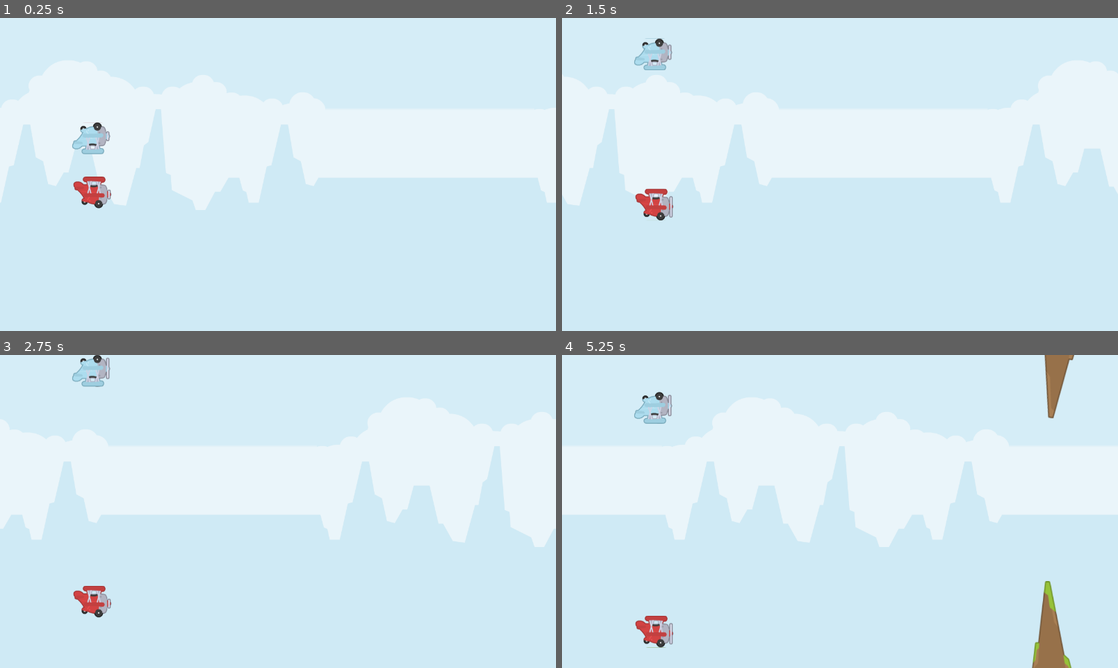
Above: before the commit, frames 1-4 (two rows, left to right).
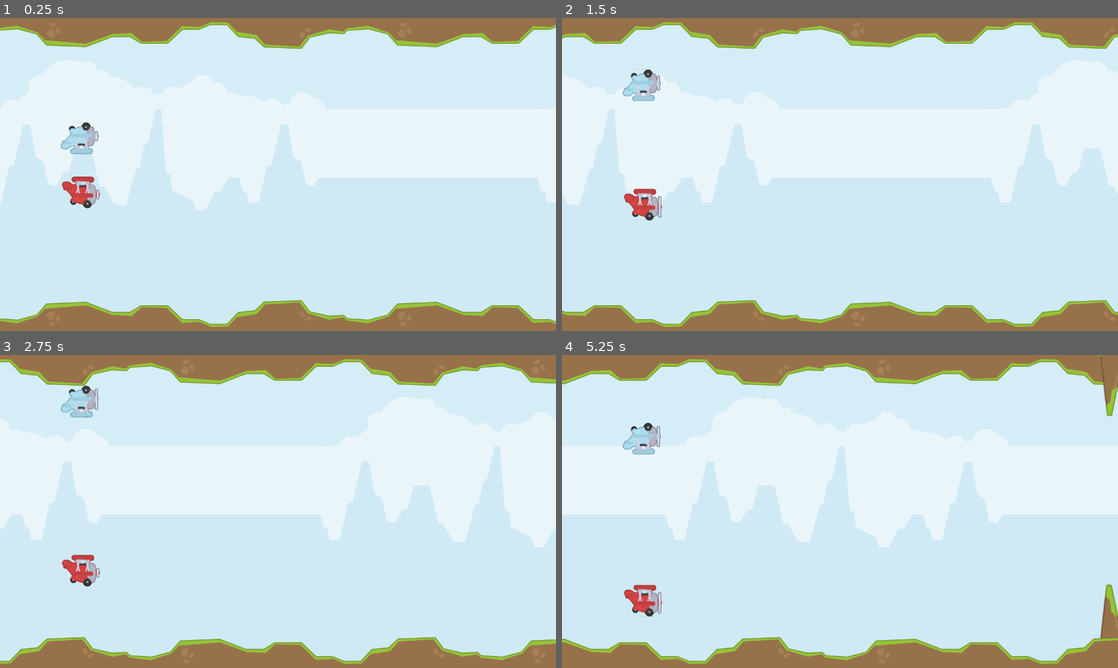
Above: after the commit, the same moments.

Repository: VladimirPakharenko/AirJellodi
Game: Godot game, scene res://scene_and_scripts/level/main_level.tscn
Two runs of this game, one before a commit and one after it. Both use one fixed random seed, a clock stepped at 60 frames per second and the inputs below.
Inputs:
- Up to frame 1 (0.25 s): no input
- Up to frame 2 (1.5 s): tap F (player1) at 0.6 s; tap G (player2) at 1.35 s
- Up to frame 3 (2.75 s): tap F (player1) at 2.1 s
- Up to frame 4 (5.25 s): tap G (player2) at 2.85, 4.35 s; tap F (player1) at 3.6, 5.1 s

The runs differ from the first frame. In frame 1, 14% of the frame differs, in the area x 0-100%, y 0-100%; in frame 2, 15%; in frame 3, 15%; in frame 4, 17%.

Commit message:
Fixed obstacles hitbox

Diff:
--- a/twoPlayerBattle/scene_and_scripts/level/camera_controller.gd
+++ b/twoPlayerBattle/scene_and_scripts/level/camera_controller.gd
@@ -5,8 +5,8 @@
 @export var follow_speed: float = 5.0
 @export var horizontal_speed: float = 200.0
 
-func _process(delta):
-	# Constant movement to the right
+func _physics_process(delta):
+	# Constant movement to the right, synced with planes
 	position.x += horizontal_speed * delta
 
 	# Vertical follow disabled for testing
--- a/twoPlayerBattle/scene_and_scripts/level/main_level.tscn
+++ b/twoPlayerBattle/scene_and_scripts/level/main_level.tscn
@@ -21,10 +21,10 @@
 
 [node name="ParallaxBackground" type="ParallaxBackground" parent="."]
 
-[node name="ParallaxLayer" type="ParallaxLayer" parent="ParallaxBackground"]
+[node name="Sky" type="ParallaxLayer" parent="ParallaxBackground"]
 motion_mirroring = Vector2(1280, 0)
 
-[node name="Sprite2D" type="Sprite2D" parent="ParallaxBackground/ParallaxLayer"]
+[node name="Sprite2D" type="Sprite2D" parent="ParallaxBackground/Sky"]
 texture = ExtResource("2_bg")
 centered = false
 region_enabled = true
@@ -58,4 +58,4 @@
 shape = SubResource("WorldBoundaryShape2D_right")
 
 [node name="Aircraft" parent="." instance=ExtResource("1_plane")]
-position = Vector2(26, 301)
+position = Vector2(0, 301)
--- a/twoPlayerBattle/scene_and_scripts/level/obstacle_spawner.gd
+++ b/twoPlayerBattle/scene_and_scripts/level/obstacle_spawner.gd
@@ -1,82 +1,158 @@
 extends Node2D
 
 @export var rock_scene: PackedScene
-@export var min_spawn_interval: float = 2.5
-@export var max_spawn_interval: float = 4.5
+@export var min_spawn_interval: float = 2.0
+@export var max_spawn_interval: float = 3.5
 @export var camera: Camera2D
 
 var timer: float = 0.0
+var biome_timer: float = 0.0
 var next_spawn_time: float = 2.0
 
-var rocks_bottom = [
-	preload("res://assets/kenney_tappy-plane/PNG/rock.png"),
-	preload("res://assets/kenney_tappy-plane/PNG/rockGrass.png")
-]
+var last_ground_x: float = 0.0
+const GROUND_WIDTH: float = 800.0 # Approximate width of Kenney ground sprites
 
-var rocks_top = [
-	preload("res://assets/kenney_tappy-plane/PNG/rockDown.png"),
-	preload("res://assets/kenney_tappy-plane/PNG/rockGrassDown.png")
-]
+enum Biome { GRASS, ICE, DIRT }
+var current_biome = Biome.GRASS
+
+@onready var biome_data = {
+	Biome.GRASS: {
+		"ground": preload("res://assets/kenney_tappy-plane/PNG/groundGrass.png"),
+		"top": [preload("res://assets/kenney_tappy-plane/PNG/rockGrassDown.png")],
+		"bottom": [preload("res://assets/kenney_tappy-plane/PNG/rockGrass.png")]
+	},
+	Biome.ICE: {
+		"ground": preload("res://assets/kenney_tappy-plane/PNG/groundIce.png"),
+		"top": [preload("res://assets/kenney_tappy-plane/PNG/rockIceDown.png"), preload("res://assets/kenney_tappy-plane/PNG/rockSnowDown.png")],
+		"bottom": [preload("res://assets/kenney_tappy-plane/PNG/rockIce.png"), preload("res://assets/kenney_tappy-plane/PNG/rockSnow.png")]
+	},
+	Biome.DIRT: {
+		"ground": preload("res://assets/kenney_tappy-plane/PNG/groundDirt.png"),
+		"top": [preload("res://assets/kenney_tappy-plane/PNG/rockDown.png")],
+		"bottom": [preload("res://assets/kenney_tappy-plane/PNG/rock.png")]
+	}
+}
 
 func _ready():
+	last_ground_x = 0
+	# Pre-spawn ground to cover more than one screen immediately
+	for i in range(5):
+		spawn_ground()
 	next_spawn_time = randf_range(min_spawn_interval, max_spawn_interval)
 
 func _process(delta):
 	timer += delta
+	biome_timer += delta
+
+	# Change biome every 15 seconds
+	if biome_timer >= 15.0:
+		biome_timer = 0
+		current_biome = (current_biome + 1) % 3
+
+	# Spawn ground ahead of camera
+	if camera.global_position.x + 1280 > last_ground_x:
+		spawn_ground()
+
 	if timer >= next_spawn_time:
 		timer = 0
 		next_spawn_time = randf_range(min_spawn_interval, max_spawn_interval)
 		spawn_obstacle()
 
+func spawn_ground():
+	var data = biome_data[current_biome]
+	var tex = data["ground"]
+	var width = tex.get_width()
+
+	# Bottom ground
+	create_ground_piece(tex, last_ground_x, 720, false)
+	# Top ground
+	create_ground_piece(tex, last_ground_x, 0, true)
+
+	last_ground_x += width
+
+func create_ground_piece(tex: Texture, x: float, y: float, is_top: bool):
+	var body = StaticBody2D.new()
+	body.collision_layer = 8 # Separate layer for ground
+	body.collision_mask = 0
+	body.z_index = 5 # Middle ground depth
+
+	var sprite = Sprite2D.new()
+	sprite.texture = tex
+	sprite.centered = false
+	body.add_child(sprite)
+
+	var shape = CollisionShape2D.new()
+	var rect = RectangleShape2D.new()
+	rect.size = tex.get_size()
+	shape.shape = rect
+	shape.position = tex.get_size() / 2
+	body.add_child(shape)
+
+	body.global_position = Vector2(x, y)
+
+	if is_top:
+		sprite.flip_v = true
+	else:
+		# Shift up by its height so it sits on the bottom edge
+		body.global_position.y -= tex.get_height()
+
+	get_parent().add_child.call_deferred(body)
+
+	# Cleanup
+	get_tree().create_timer(20.0).timeout.connect(func(): if is_instance_valid(body): body.queue_free())
+
 func spawn_obstacle():
 	if not camera: return
-
-	# Choose type: 0 = Bottom, 1 = Top, 2 = Both
 	var type = randi() % 3
 
-	if type == 0 or type == 2:
-		create_rock(false) # Bottom
-	if type == 1 or type == 2:
-		create_rock(true) # Top
+	if type == 0:
+		create_rock(false, randf_range(2.2, 3.0), randf_range(-10, 30))
+	elif type == 1:
+		create_rock(true, randf_range(2.2, 3.0), randf_range(-10, 30))
+	else:
+		var gate_shift = randf_range(-120, 120)
+		create_rock(false, randf_range(1.3, 1.7), gate_shift)
+		create_rock(true, randf_range(1.3, 1.7), gate_shift)
 
-func create_rock(is_top: bool):
+func create_rock(is_top: bool, custom_scale: float, y_offset: float):
 	var rock = rock_scene.instantiate()
-	var textures = rocks_top if is_top else rocks_bottom
+
+	# To ensure the rock matches the ground it spawns over,
+	# we use the biome that is being used for ground at 'spawn_x'
+	var data = biome_data[current_biome]
+	var textures = data["top"] if is_top else data["bottom"]
 	var tex = textures[randi() % textures.size()]
 
 	var sprite = rock.get_node("Sprite2D")
 	sprite.texture = tex
 
-	# Update collision shape to match the texture size exactly
-	var shape_node = rock.get_node("CollisionShape2D")
-	var new_shape = RectangleShape2D.new()
-	new_shape.size = tex.get_size()
-	shape_node.shape = new_shape
+	# Automatic high-precision polygon generation from texture alpha
+	var poly_node = rock.get_node("CollisionPolygon2D")
+	var bitmap = BitMap.new()
+	bitmap.create_from_image_alpha(tex.get_image())
+	var polygons = bitmap.opaque_to_polygons(Rect2(Vector2.ZERO, tex.get_size()), 2.0)
 
-	# Randomly mirror the sprite for more variety
+	if polygons.size() > 0:
+		var offset = tex.get_size() / 2
+		var points = polygons[0]
+		for i in range(points.size()):
+			points[i] -= offset
+		poly_node.polygon = points
+
 	sprite.flip_h = randi() % 2 == 0
+	rock.scale = Vector2(custom_scale, custom_scale)
 
-	# Random scale and rotation to make them harder and more varied
-	var s = randf_range(1.3, 1.9)
-	rock.scale = Vector2(s, s * randf_range(0.9, 1.1))
-	rock.rotation = randf_range(-0.25, 0.25)
+	# Randomize depth: some rocks behind ground, some in front
+	# Ground is z_index 5.
+	if randi() % 2 == 0:
+		rock.z_index = 4 # Behind ground
+	else:
+		rock.z_index = 6 # In front of ground
 
-	# Position: ahead of camera (camera is centered, screen width 1280)
-	var spawn_x = camera.global_position.x + 800
-
-	# Height variation for 16:9 (720 height)
-	# Reduced offset to prevent "levitating" (rocks stay closer to edges)
-	var spawn_y: float
-	if is_top:
-		spawn_y = randf_range(-30, 40)
-	else:
-		spawn_y = 720 - randf_range(-30, 40)
+	# 1100 is far enough ahead where we are already placing new ground pieces
+	var spawn_x = camera.global_position.x + 1100
+	var spawn_y = y_offset + (0 if is_top else 720)
 
 	rock.global_position = Vector2(spawn_x, spawn_y)
-
-	# Add to level, not spawner, so it doesn't move with spawner if spawner is parented to camera
-	get_parent().add_child(rock)
-
-	# Basic cleanup: remove if far behind camera
-	var cleanup_timer = get_tree().create_timer(10.0)
-	cleanup_timer.timeout.connect(func(): if is_instance_valid(rock): rock.queue_free())
+	get_parent().add_child.call_deferred(rock)
+	get_tree().create_timer(10.0).timeout.connect(func(): if is_instance_valid(rock): rock.queue_free())
--- a/twoPlayerBattle/scene_and_scripts/scene/obstacles/rock.tscn
+++ b/twoPlayerBattle/scene_and_scripts/scene/obstacles/rock.tscn
@@ -1,7 +1,4 @@
-[gd_scene load_steps=2 format=3 uid="uid://b8y1v2j3k4l5m"]
-
-[sub_resource type="RectangleShape2D" id="RectangleShape2D_1"]
-size = Vector2(1, 1)
+[gd_scene format=3 uid="uid://b8y1v2j3k4l5m"]
 
 [node name="Rock" type="StaticBody2D"]
 collision_layer = 4
@@ -9,5 +6,4 @@
 
 [node name="Sprite2D" type="Sprite2D" parent="."]
 
-[node name="CollisionShape2D" type="CollisionShape2D" parent="."]
-shape = SubResource("RectangleShape2D_1")
+[node name="CollisionPolygon2D" type="CollisionPolygon2D" parent="."]
--- a/twoPlayerBattle/scene_and_scripts/scene/сharacters/character_body_2d.tscn
+++ b/twoPlayerBattle/scene_and_scripts/scene/сharacters/character_body_2d.tscn
@@ -68,7 +68,7 @@
 [node name="Red" type="CharacterBody2D" parent="."]
 position = Vector2(187, 77)
 collision_layer = 2
-collision_mask = 5
+collision_mask = 13
 metadata/_edit_group_ = true
 
 [node name="CollisionShape2D" type="CollisionShape2D" parent="Red"]
@@ -83,7 +83,7 @@
 [node name="Blue" type="CharacterBody2D" parent="."]
 position = Vector2(184, -1)
 collision_layer = 2
-collision_mask = 5
+collision_mask = 13
 metadata/_edit_group_ = true
 
 [node name="CollisionShape2D" type="CollisionShape2D" parent="Blue"]
